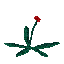
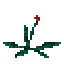
Layer changes from the first 64x64 image to the second:
painted on "Layer 2" over [3,15,61,58]
